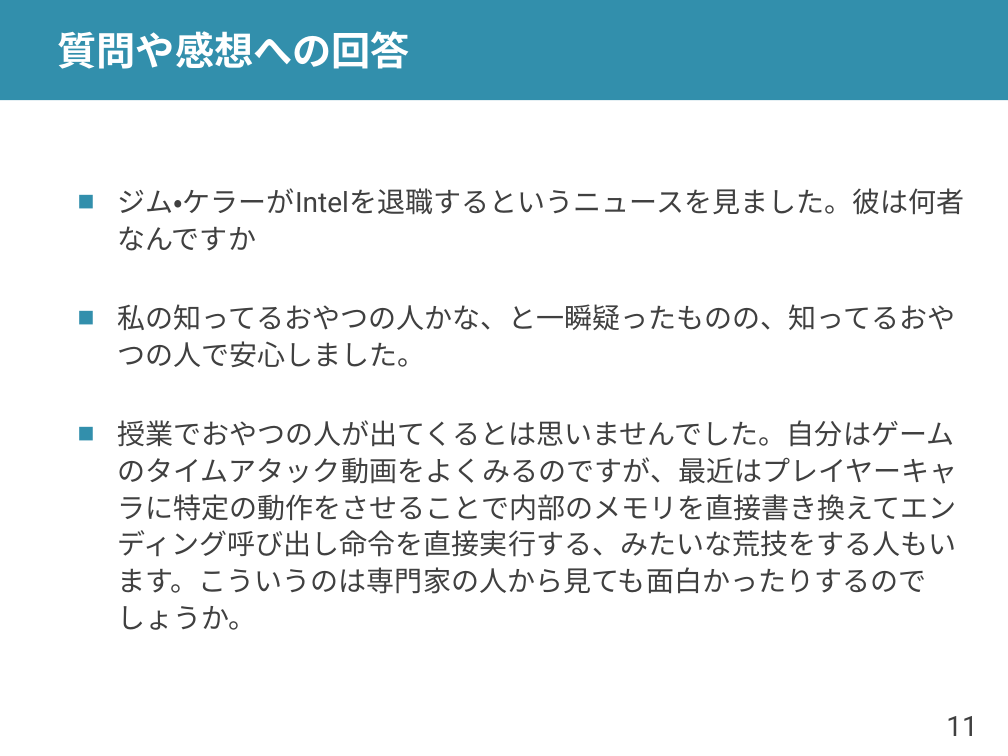
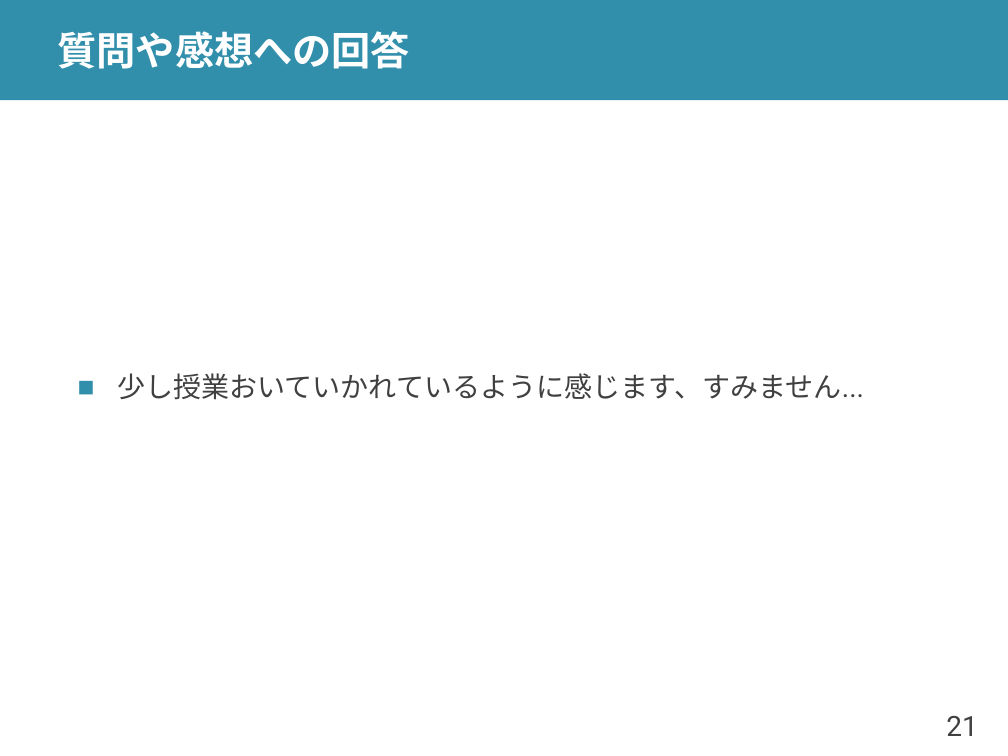
Before and after one commit to shioyadan/advanced-computer-organization, a slide deck: slide 21 of aco-shioya-08.pptx (slide 11 before the commit). Drawn at 1008x756 pixels with LibreOffice and Linux fonts; fonts in the diff are those of the drawing. Boxes give left, top, right and bottom in pixels: in the first picture for what was removed or moved away, otherwise in the second. Text is boxed around its words. In the diff, an @@ line names an element or a change of style, - is before the commit and + after.

```diff
--- a/aco-shioya-08.pptx
+++ b/aco-shioya-08.pptx
@@ text at (117,373,864,400): text changed @@
-■ ジム・ケラーがIntelを退職するというニュースを見ました。彼は何者なんですか
-■ 私の知ってるおやつの人かな、と一瞬疑ったものの、知ってるおやつの人で安心しました。
-■ 授業でおやつの人が出てくるとは思いませんでした。自分はゲームのタイムアタック動画をよくみるのですが、最近はプレイヤーキャラに特定の動作をさせることで内部のメモリを直接書き換えてエンディング呼び出し命令を直接実行する、みたいな荒技をする人もいます。こういうのは専門家の人から見ても面白かったりするのでしょうか。
+■ 少し授業おいていかれているように感じます、すみません...
@@ page number at (946,716,977,736): text changed @@
-11
+21
```
Also in this commit, not shown: 24 other slides changed, 7 slides added, 2 slides removed, 1 other file.
